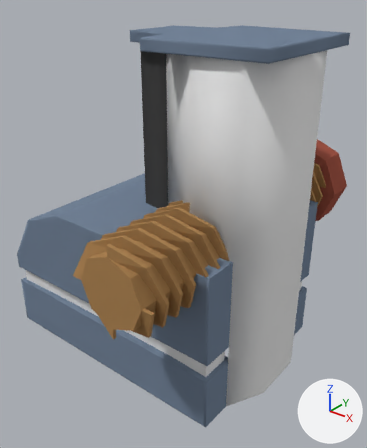
The Blender file DreamHack 2018 - UnityProject/Assets/Models/Objects/Miner.blend as it was, and as the next commit left it.
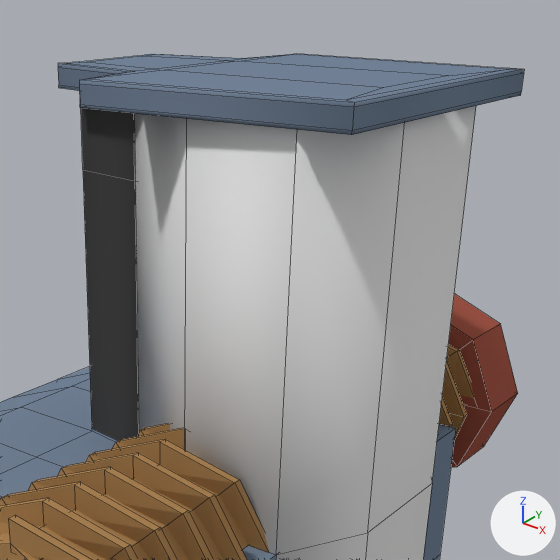
There are two pictures of each version: one whole from a 50 mm camera at (0.753, -1.168, 0.662) aimed at (-0.18, -0.002, -0.061), one close up on the part from 28% to 100% of the width and 0% to 59% of the height. The axes (+X, +Y, +Z) are drawn at lower right. The lights are the same throughout. The close-ups show mesh edges as thin lines.

Names of what the first close-up shows: 'Drill', 'Drill_Cover', 'Drill_Machine'.
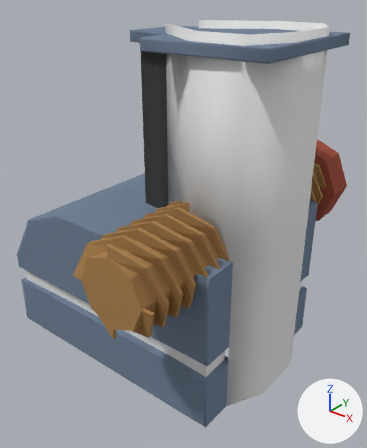
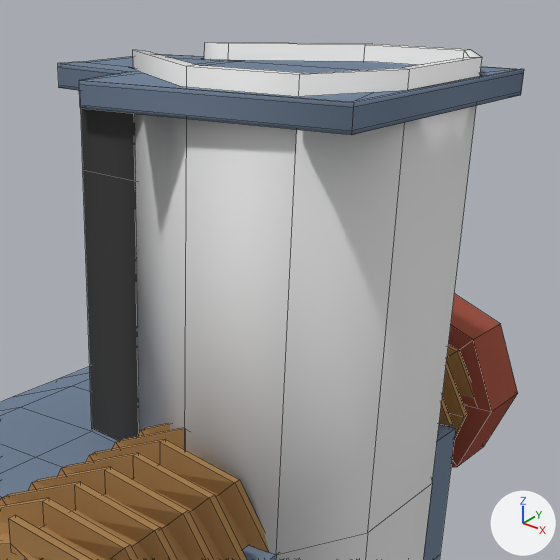
Where the change shows, as pixel boxes (x1, y1, x2, y2) in the close-ups (560 x 560 px; the box of a moved part takes in the faces that stretch with it):
'Drill_Cover', reshaped: before (135, 106, 476, 560); after (133, 43, 482, 560)
part 1 of me_cube_023, moved or reshaped: before (135, 106, 476, 470); after (133, 43, 482, 470)
part 2 of me_cube_022, built on: (58, 54, 524, 182) in both
part 3 of me_cube_022, shading changed: before (60, 54, 445, 88); after (70, 56, 356, 73)

What the commit changed:
me_cube_023 has 48 vertices, 48 faces and spans x -0.184..0.199, y -0.5..0.514, z -0.201..0.201.
me_cube_023 is used by ob_drill_cover; location (0.0, 0.0, 0.0); rotation (1.571, 0.0, 0.0), in degrees (90, 0, 0).
me_cube_023 part 1: all 16 vertices in x -0.184..0.199, y 0.514, z -0.201..0.201 are moved by (0.0, 0.038, 0.0).
me_cube_022 is used by ob_drill_machine; location (0.0, 0.0, 0.0); rotation (1.571, 0.0, 0.0), in degrees (90, 0, 0).
me_cube_022 had 350 vertices, 348 faces and spanned x -0.7..0.209, y -0.5..0.531, z -0.3..0.3.
me_cube_022 now has 408 vertices, 376 faces and spans x -0.7..0.209, y -0.5..0.531, z -0.3..0.3.
Part 2, on me_cube_022:
6 vertices are removed from x -0.15..0.194, y 0.531, z -0.215..0.215.
25 faces are deleted.
3 vertices move from x -0.285..0.184, y 0.501..0.531, z -0.09..0.09 to x -0.293..0.184, y 0.501..0.531, z -0.093..0.093.
54 vertices are added at x -0.191..0.205, y 0.421..0.531, z -0.223..0.223.
10 new vertices lie (0.0, 0.03, 0.0) away from vertices in x -0.191..0.201, y 0.501, z -0.205..0.206.
34 new faces join them, mat_unified (picture img_palette_png), smooth.
19 new faces join them, mat_unified (picture img_palette_png).
me_cube_022 part 3: 6 kept faces spanning x -0.295..0.17, y 0.531, z -0.095..0.095 are now shaded flat.
